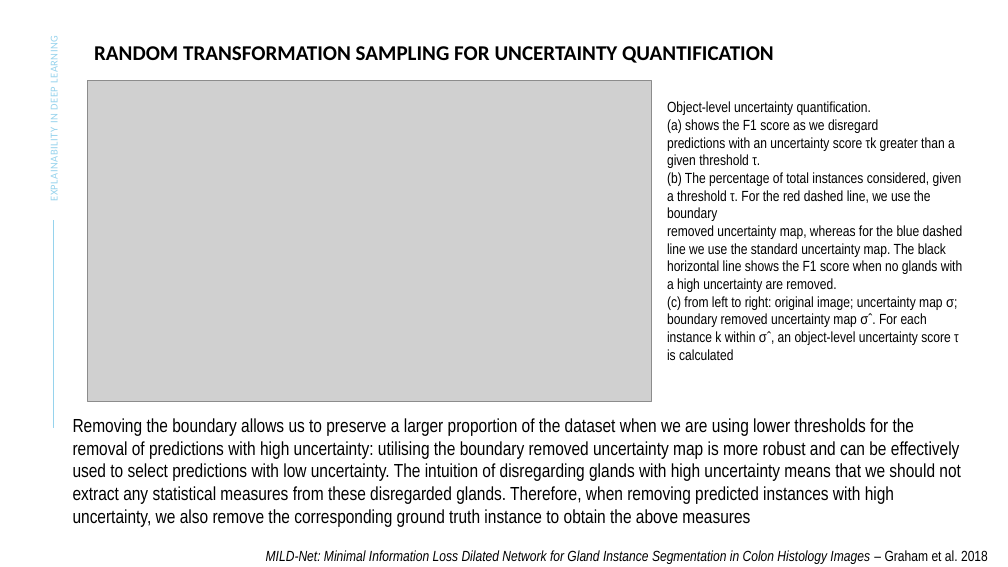
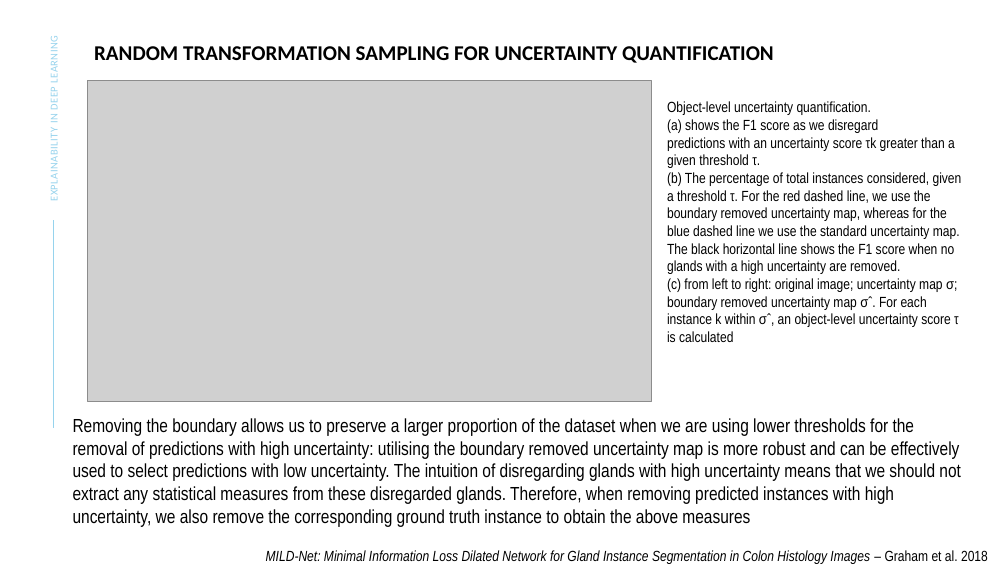
Before and after one commit to wjbax/tesi, a slide deck: slide 19 of Presentations/Report Aprile 2024/Bassolino_Uncertainty_Report_Aprile2024.pptx. Drawn at 1008x567 pixels with LibreOffice and Linux fonts; fonts in the diff are those of the drawing; grey boxes stand for pictures. Boxes give left, top, right and bottom in pixels: in the first picture for what was removed or moved away, otherwise in the second. Text is boxed around its words. In the diff, an @@ line names an element or a change of style, - is before the commit and + after.

```diff
--- a/Presentations/Report Aprile 2024/Bassolino_Uncertainty_Report_Aprile2024.pptx
+++ b/Presentations/Report Aprile 2024/Bassolino_Uncertainty_Report_Aprile2024.pptx
@@ text at (x1=667, y1=172, x2=962, y2=274): text changed @@
-(b) The percentage of total instances considered, given a threshold τ. For the red dashed line, we use the boundary
-removed uncertainty map, whereas for the blue dashed line we use the standard uncertainty map. The black horizontal line shows the F1 score when no glands with a high uncertainty are removed.
+(b) The percentage of total instances considered, given a threshold τ. For the red dashed line, we use the boundary removed uncertainty map, whereas for the blue dashed line we use the standard uncertainty map. The black horizontal line shows the F1 score when no glands with a high uncertainty are removed.
```
Also in this commit, not shown: 2 other slides changed, 5 other files.
